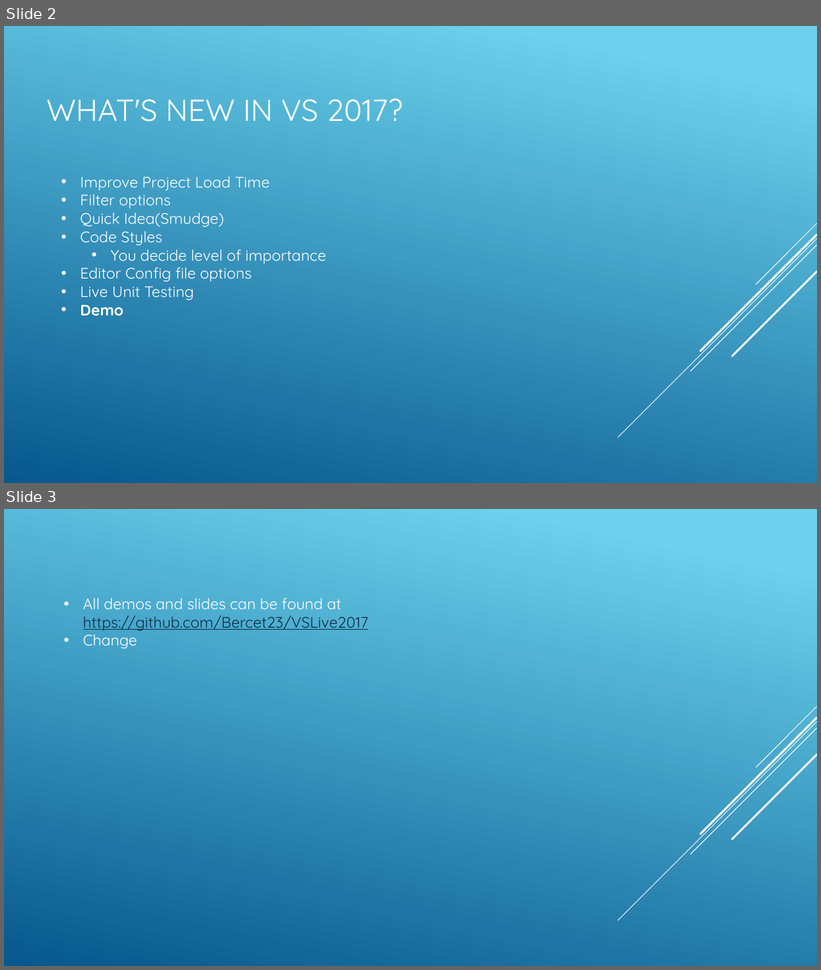
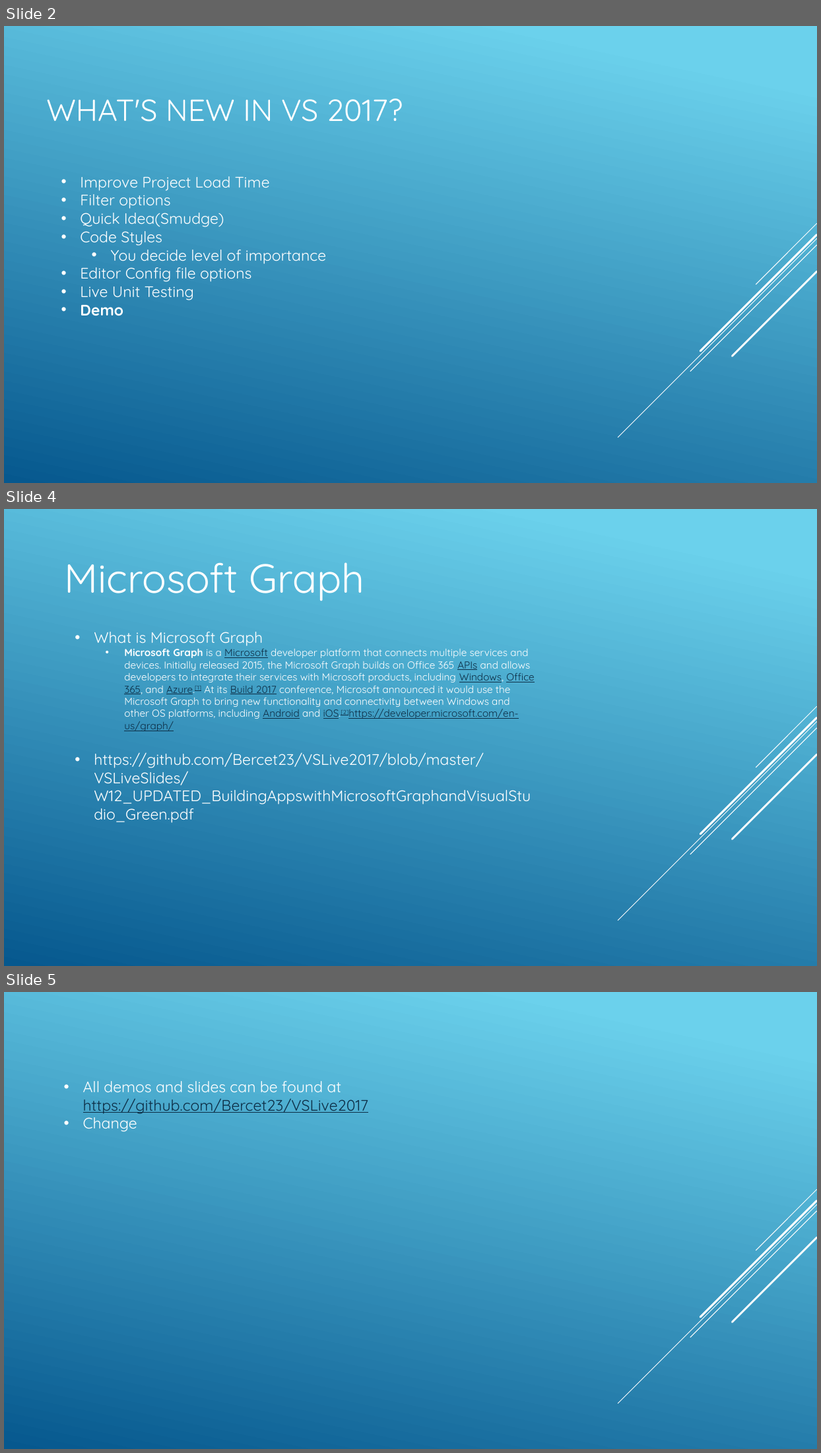
Before and after one commit to Bercet23/VSLive2017, a slide deck: VS LIVE 2017 Chicago.pptx. Shown one above the other, each under a label of ours: slides 2 and 3 before the commit, slides 2, 4 and 5 after it; the slides between them are not shown. The pictures are 821x970 and 821x1453 pixels, drawn with LibreOffice and Linux fonts; fonts in the diff are those of the drawing. Boxes give left, top, right and bottom in pixels: in the first picture for what was removed or moved away, otherwise in the second. Text is boxed around its words. In the diff, an @@ line names an element or a change of style, - is before the commit and + after.

```diff
--- a/VS LIVE 2017 Chicago.pptx
+++ b/VS LIVE 2017 Chicago.pptx
@@ slide 4 added at box(4, 509, 817, 966), background gradient #6ED2EB to #06588E; not listed: 5 template elements that a slide beside it also shows @@
@@ text added at box(65, 562, 364, 601), 48 pt, text #FFFFFF @@
+Microsoft Graph
@@ text added at box(94, 632, 534, 805), 12 pt, text #FFFFFF @@
+• What is Microsoft Graph
+  • Microsoft Graph is a Microsoft developer platform that connects multiple services and devices. Initially released 2015, the Microsoft Graph builds on Office 365 APIs and allows developers to integrate their services with Microsoft products, including Windows, Office 365, and Azure.[1] At its Build 2017 conference, Microsoft announced it would use the Microsoft Graph to bring new functionality and connectivity between Windows and other OS platforms, including Android and iOS.[2]https://developer.microsoft.com/en-us/graph/
+• https://github.com/Bercet23/VSLive2017/blob/master/VSLiveSlides/W12_UPDATED_BuildingAppswithMicrosoftGraphandVisualStudio_Green.pdf
@@ what was slide 3 is now slide 5 @@
```
Also in this commit, not shown: 1 other slide added.
